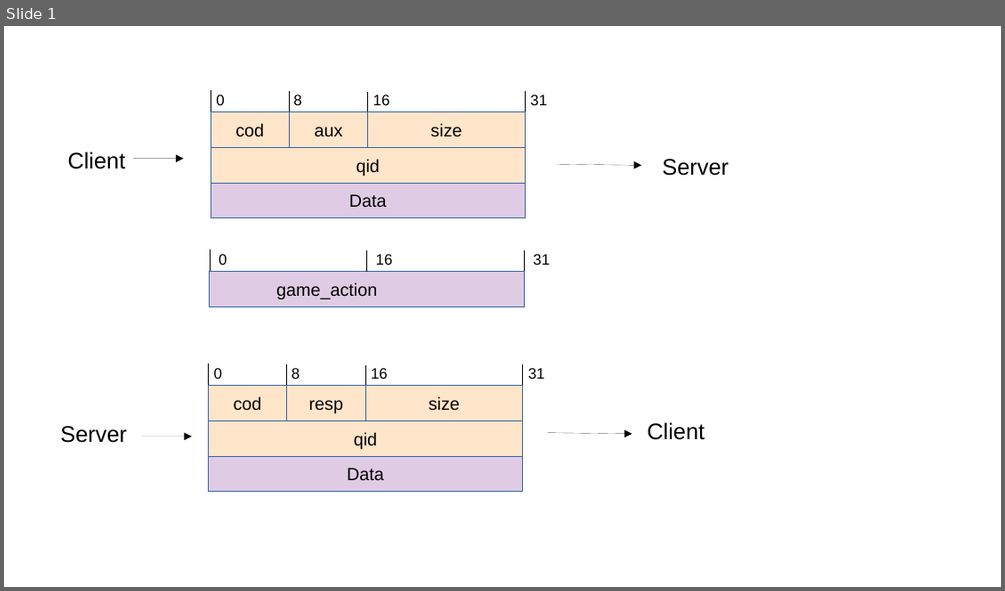
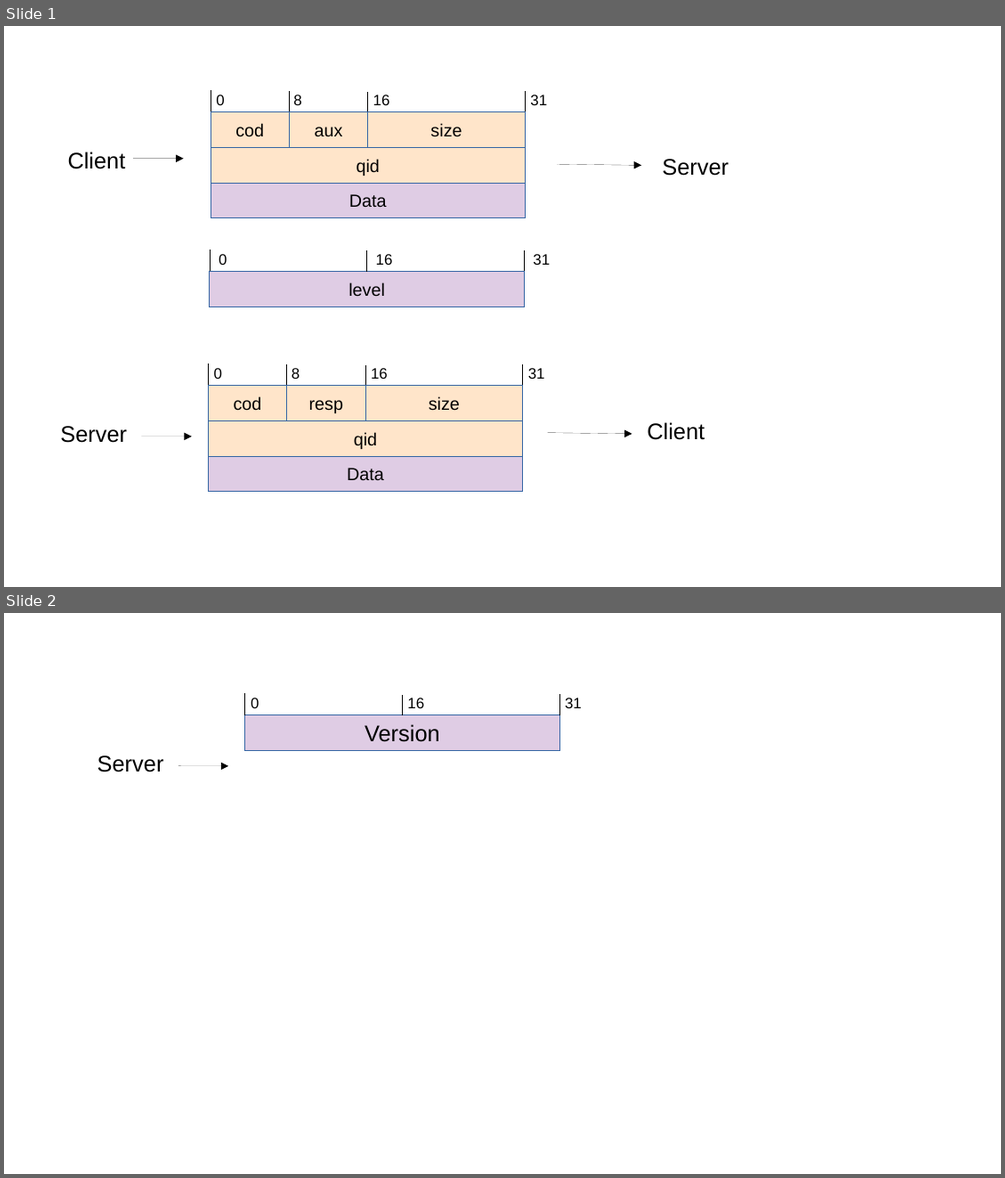
Before and after one commit to santiaaba/c-stars, a slide deck: docs/Sin título 1.odp. Shown one above the other, each under a label of ours: slide 1 before the commit, slides 1 and 2 after it. The pictures are 1005x591 and 1005x1178 pixels, drawn with LibreOffice and Linux fonts; fonts in the diff are those of the drawing. Boxes give left, top, right and bottom in pixels: in the first picture for what was removed or moved away, otherwise in the second. Text is boxed around its words. In the diff, an @@ line names an element or a change of style, - is before the commit and + after.

```diff
--- a/docs/Sin título 1.odp
+++ b/docs/Sin título 1.odp
@@ slide 2 added at (4, 613, 1001, 1174), background #FFFFFF @@
@@ rectangle added at (244, 715, 559, 750), fill #DFCCE4, outline #3465A4 0 pt, 18 pt, text #000000 @@
+Version
@@ line added from (244, 715) to (244, 693), #000000 0 pt @@
@@ text added at (251, 698, 259, 708), 12 pt, text #000000 @@
+0
@@ line added from (402, 715) to (402, 695), #000000 0 pt @@
@@ text added at (407, 698, 424, 708), 12 pt, text #000000 @@
+16
@@ line added from (559, 715) to (559, 694), #000000 0 pt @@
@@ text added at (565, 698, 582, 708), 12 pt, text #000000 @@
+31
@@ text added at (97, 755, 164, 772), 18 pt, text #000000 @@
+Server
@@ arrow added from (178, 766) to (228, 766), #000000 0 pt @@
@@ slide 1 changed as well @@
@@ text in rectangle at (348, 282, 385, 296): text changed @@
-game_action
+level
```
Also in this commit, not shown: 2 other slides added, 4 other files.
